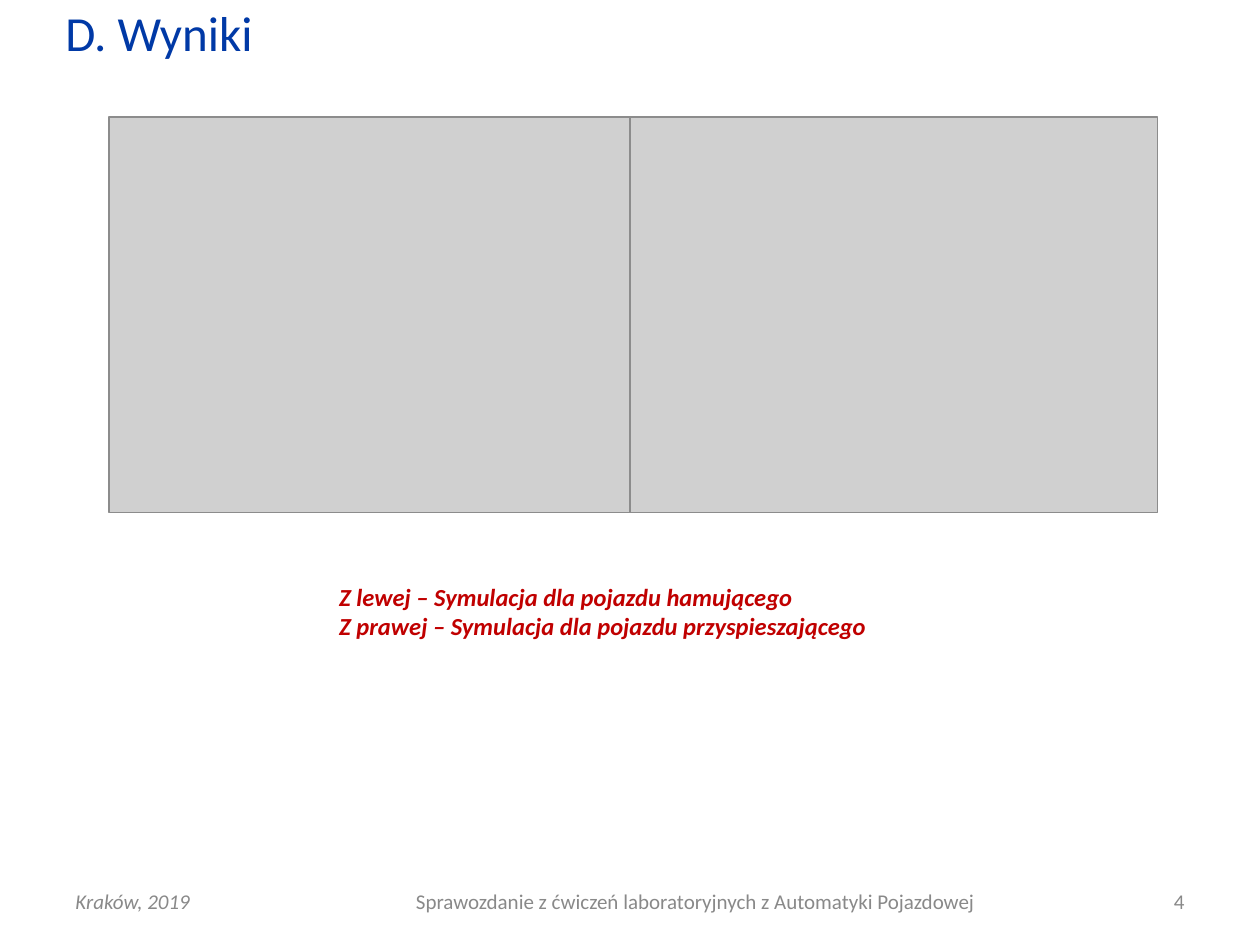
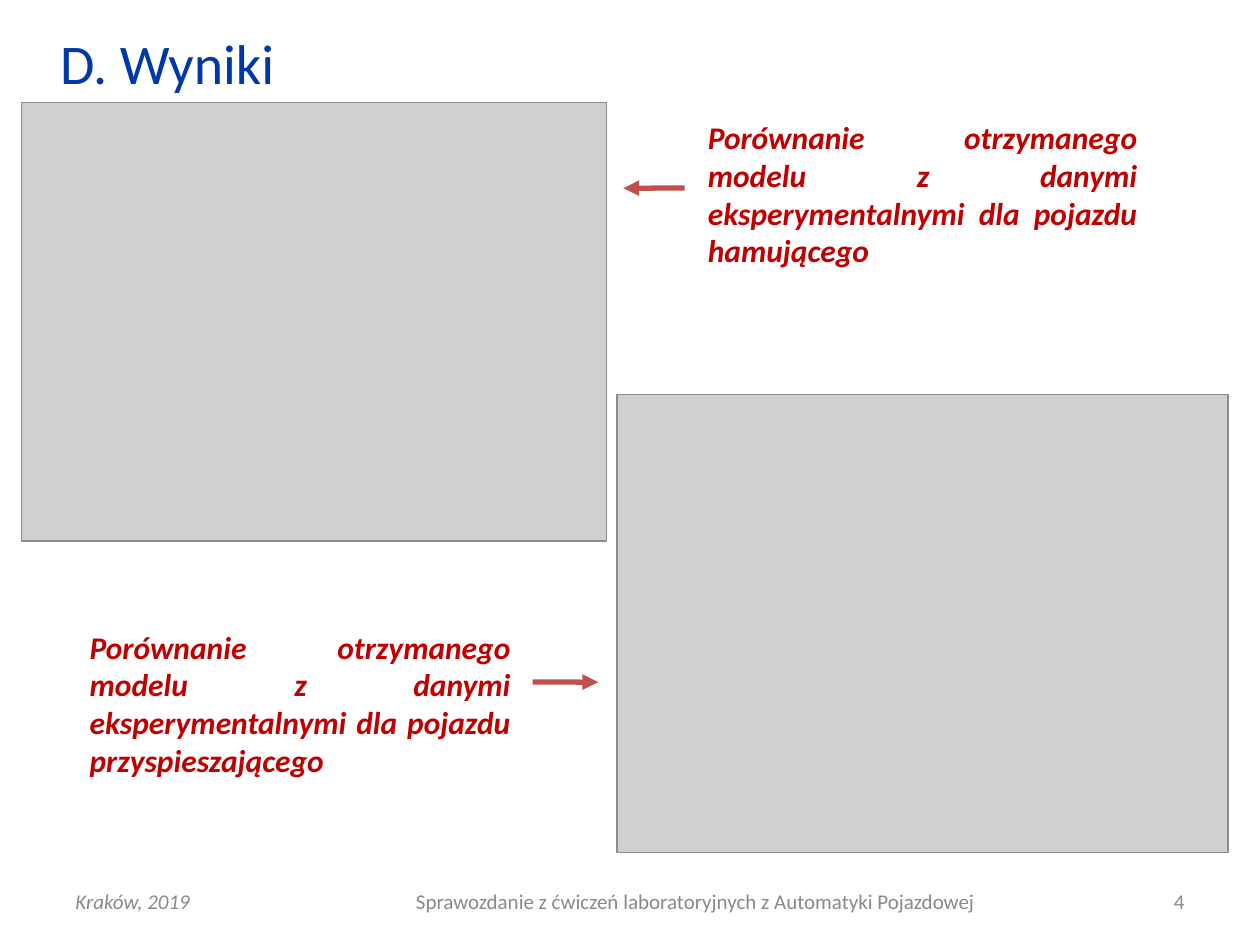
Before and after one commit to Katarzyna-W/AP, a slide deck: slide 4 of Lab3_dynamika/AP_L03_20190313_0800_G01.ppt. Drawn at 1260x945 pixels with LibreOffice and Linux fonts; fonts in the diff are those of the drawing; grey boxes stand for pictures. Boxes give left, top, right and bottom in pixels: in the first picture for what was removed or moved away, otherwise in the second. Text is boxed around its words. In the diff, an @@ line names an element or a change of style, - is before the commit and + after.

```diff
--- a/Lab3_dynamika/AP_L03_20190313_0800_G01.ppt
+++ b/Lab3_dynamika/AP_L03_20190313_0800_G01.ppt
@@ title "D. Wyniki": place and size @@
-title "D. Wyniki" at bbox=[65, 17, 253, 59]
+title "D. Wyniki" at bbox=[60, 45, 274, 93]
@@ title "D. Wyniki" at bbox=[60, 45, 274, 93]: size 28 to 32 pt @@
@@ picture: place and size @@
-picture at bbox=[108, 117, 636, 513]
+picture at bbox=[21, 102, 606, 541]
@@ text added at bbox=[708, 127, 1137, 268], 18 pt, text #C00000, bold, italic @@
+Porównanie otrzymanego modelu z danymi eksperymentalnymi dla pojazdu hamującego
@@ arrow added from (684, 188) to (624, 188), #C0504D 3 pt @@
@@ picture: place and size @@
-picture at bbox=[630, 117, 1158, 513]
+picture at bbox=[617, 394, 1228, 853]
@@ text removed at bbox=[339, 588, 865, 639] @@
-Z lewej – Symulacja dla pojazdu hamującego
-Z prawej – Symulacja dla pojazdu przyspieszającego
@@ text added at bbox=[90, 637, 510, 778], 18 pt, text #C00000, bold, italic @@
+Porównanie otrzymanego modelu z danymi eksperymentalnymi dla pojazdu przyspieszającego
@@ arrow added from (533, 682) to (598, 682), #C0504D 3 pt @@
```
Also in this commit, not shown: 3 other slides changed, 1 other file.
